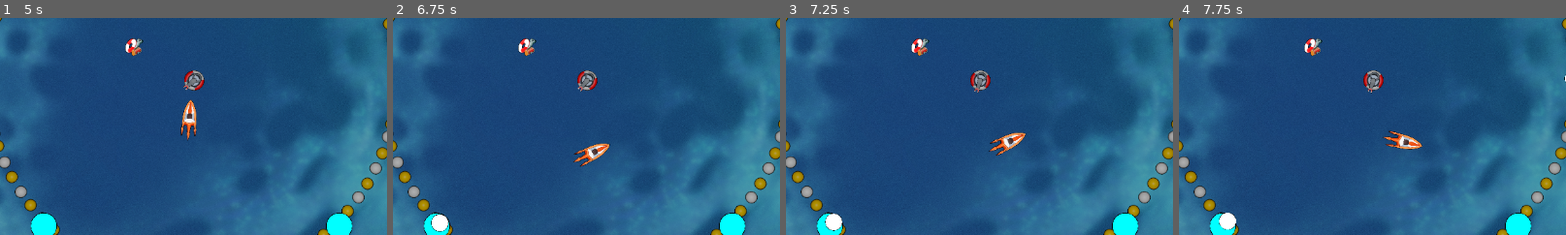
Above: before the commit, frames 1-4 (left to right).
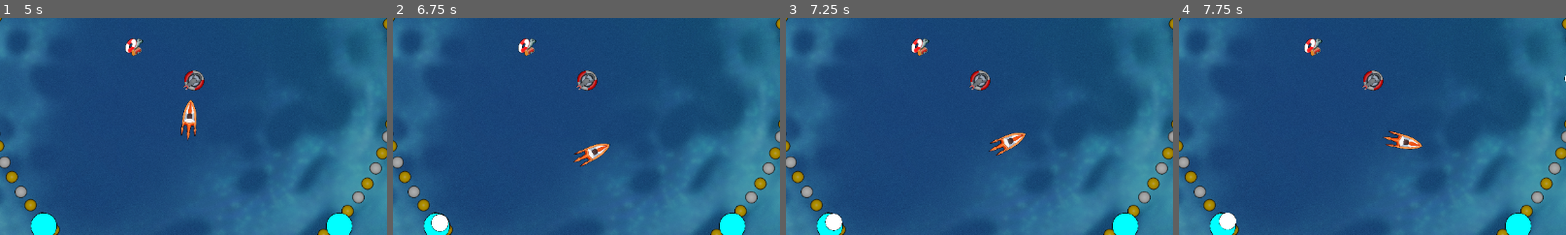
Above: after the commit, the same moments.

Repository: DarkerQueenSara/wave-defense
Game: Godot game, scene res://scenes/main_scene.tscn
Same seed, same stepped clock (60 frames per second), same inputs: the game is played once before the commit and once after it. The engine's default icon, where the game draws it, is replaced by a stand-in: a white triangle on a blue panel in a dark square.
Inputs:
- Up to frame 1 (5 s): tap Enter at 0.5 s; hold Right (right) 0.53-1.28 s; tap X (towerMagnet) at 0.6, 2.85 s; hold Down (down) 1.28-2.03 s; tap Z (towerNormal) at 1.35, 3.6 s; hold Right (right) 2.03-2.78 s; tap C (towerRepel) at 2.1, 4.35 s; hold Up (up) 2.78-3.53 s; hold A (left) from 3.53 s (still down)
- Up to frame 2 (6.75 s): release A (left) at 5.03 s; hold Down (down) 5.03-5.78 s; tap X (towerMagnet) at 5.1 s; hold Right (right) 5.78-6.53 s; tap Z (towerNormal) at 5.85 s; hold Up (up) from 6.53 s (still down); tap C (towerRepel) at 6.6 s
- Up to frame 3 (7.25 s): keep holding Up (up)
- Up to frame 4 (7.75 s): release Up (up) at 7.28 s; hold Right (right) from 7.28 s (still down); tap X (towerMagnet) at 7.35 s
The pictures show only the part of the screen within x 25-75%, y 36-86%; the shares and areas given below are measured in that part.

Frame 1 is identical in both runs. In frame 2, 0.1% of the frame differs, in the area x 47-53%, y 24-34%; in frame 3, 0.3%; in frame 4, 0.3%, in the area x 47-53%, y 24-35%.
Error in both runs: Invalid assignment of property or key 'currentLookAt' with value of type 'Vector2' on a base object of type 'CharacterBody2D (player.gd)'. (res://scripts/magne…

Commit message:
Fix magnet/repel radius scale

Diff:
--- a/scenes/magnet.tscn
+++ b/scenes/magnet.tscn
@@ -9,6 +9,3 @@
 
 [node name="Sprite2D" parent="." index="0"]
 texture = ExtResource("3_l8kci")
-
-[node name="CollisionShape2D" parent="Area2D" index="0"]
-scale = Vector2(50, 50)
--- a/scenes/repel.tscn
+++ b/scenes/repel.tscn
@@ -9,6 +9,3 @@
 
 [node name="Sprite2D" parent="." index="0"]
 texture = ExtResource("3_pras5")
-
-[node name="Area2D" parent="." index="1"]
-scale = Vector2(50, 50)
